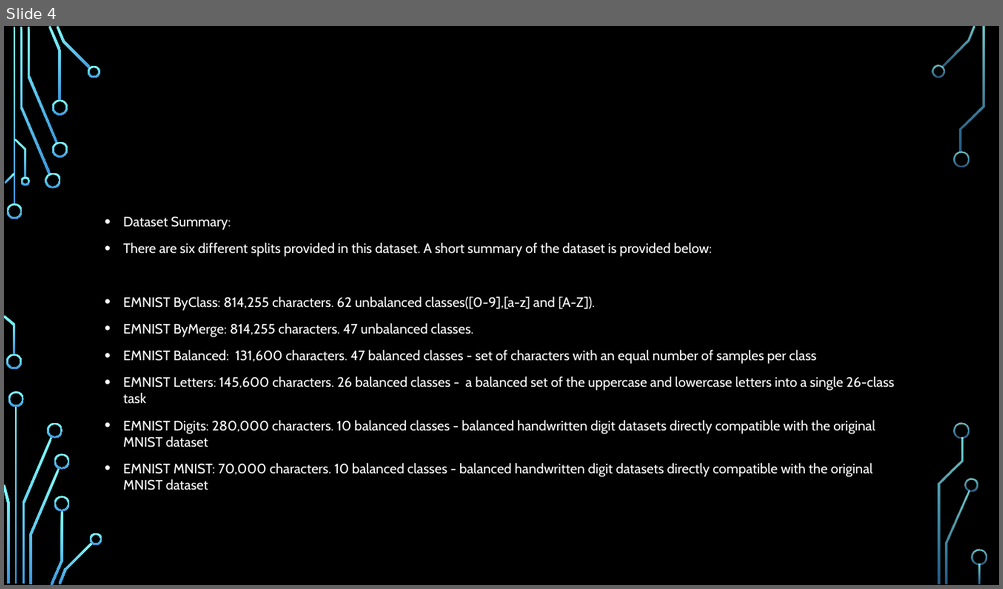
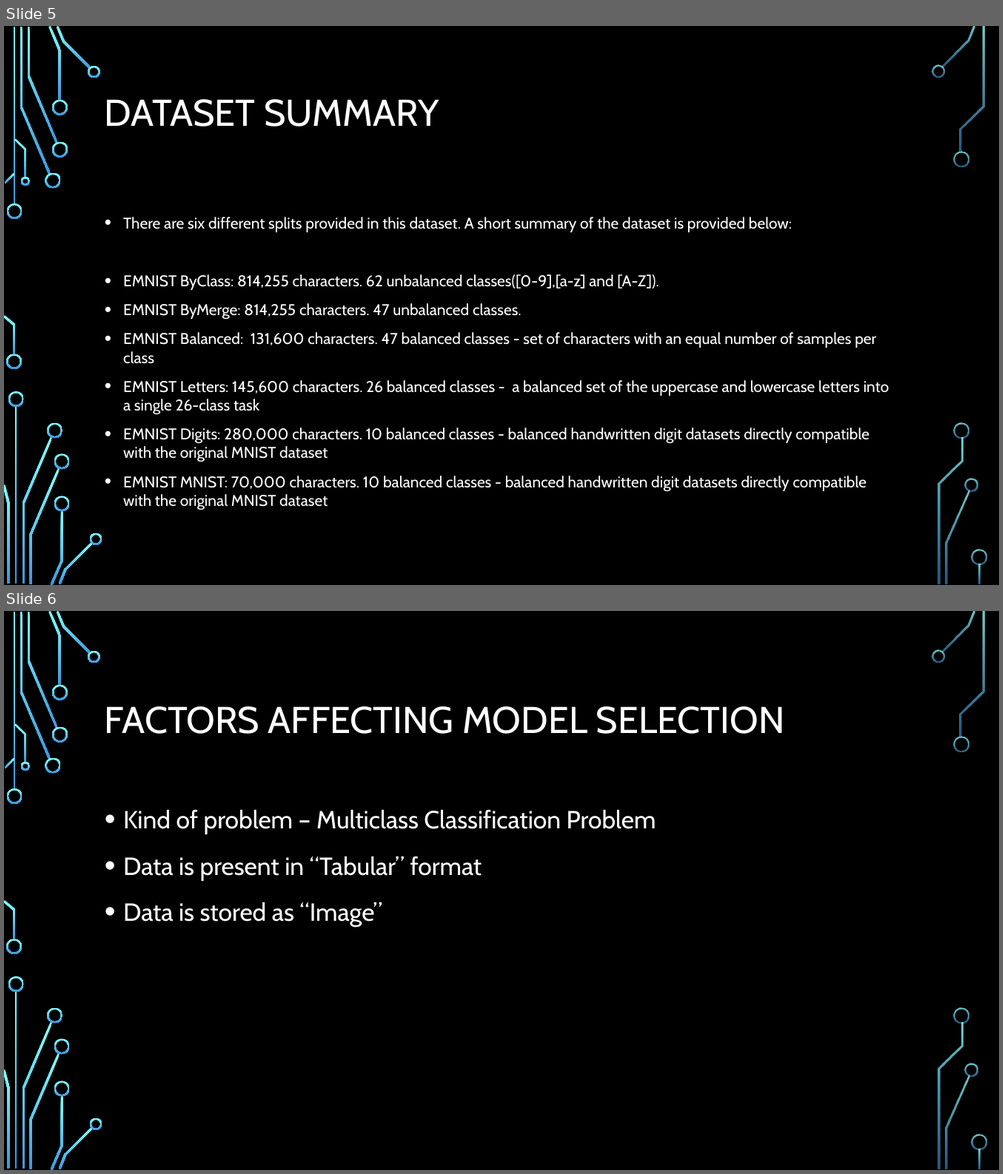
Before and after one commit to PragatisGitHub/Learn2Write, a slide deck: Presentation & reports/Learn2Write.pptx. Shown one above the other, each under a label of ours: slide 4 before the commit, slides 5 and 6 after it. The pictures are 1003x589 and 1003x1174 pixels, drawn with LibreOffice and Linux fonts; fonts in the diff are those of the drawing; background and template pictures are left out. Boxes give left, top, right and bottom in pixels: in the first picture for what was removed or moved away, otherwise in the second. Text is boxed around its words. In the diff, an @@ line names an element or a change of style, - is before the commit and + after.

Commit message:
Updating Images Folder, ppt & accuracy report

```diff
--- a/Presentation & reports/Learn2Write.pptx
+++ b/Presentation & reports/Learn2Write.pptx
@@ slide 6 added at <box>4,611,999,1170</box>, background picture (left out); not listed: 36 template elements that a slide beside it also shows @@
@@ title added at <box>105,706,785,734</box>, 36 pt, text #FFFFFF @@
+FACTORS AFFECTING MODEL SELECTION
@@ text added at <box>123,809,656,927</box>, 24 pt, text #FFFFFF @@
+• Kind of problem – Multiclass Classification Problem
+• Data is present in “Tabular” format
+• Data is stored as “Image”
@@ what was slide 4 is now slide 5 @@
@@ slide 5 changed as well @@
@@ title added at <box>105,99,439,127</box>, 36 pt, text #FFFFFF @@
+DATASET SUMMARY
@@ text "There are six different splits ..." at <box>123,217,889,511</box>: size 13.2 to 15 pt @@
@@ text at <box>123,217,231,230</box>: paragraph removed @@
-• Dataset Summary:
```
Also in this commit, not shown: 5 other slides changed, 9 other slides added, 3 slides removed, 4 other files.
